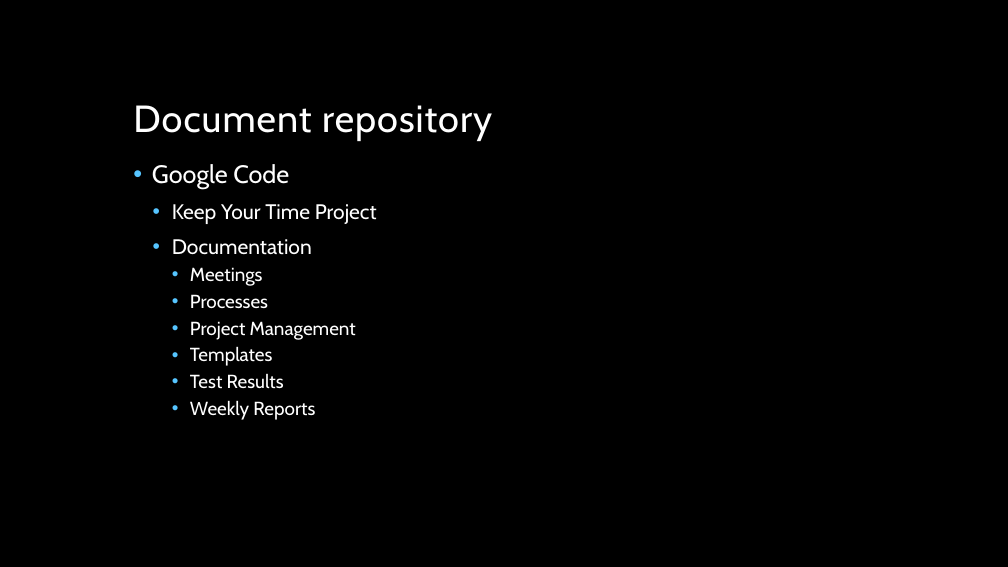
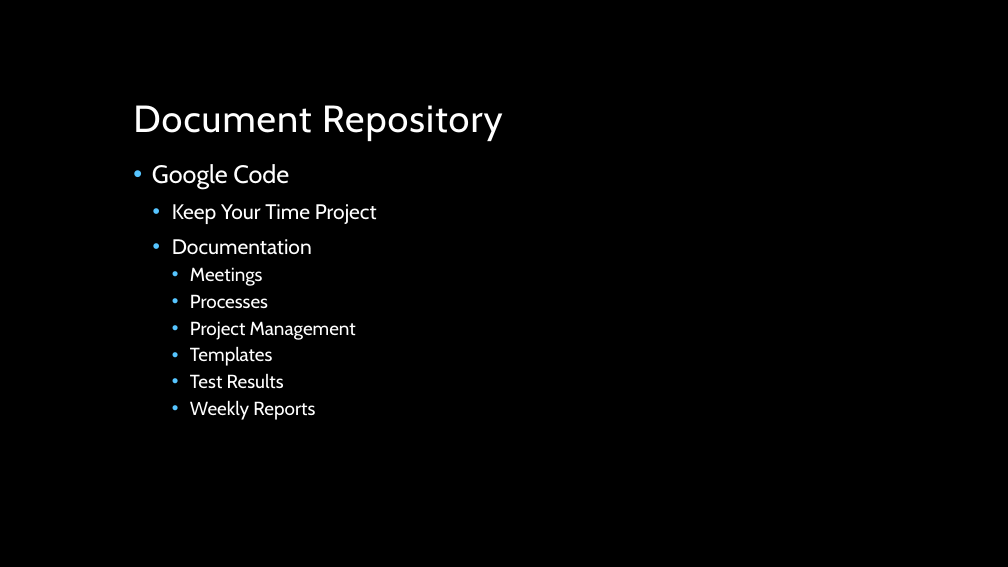
Before and after one commit to jmgirao/projetosoftware1213, a slide deck: slide 3 of Final Presentation/Mário/librarian.pptx. Drawn at 1008x567 pixels with LibreOffice and Linux fonts; fonts in the diff are those of the drawing; background and template pictures are left out. Boxes give left, top, right and bottom in pixels: in the first picture for what was removed or moved away, otherwise in the second. Text is boxed around its words. In the diff, an @@ line names an element or a change of style, - is before the commit and + after.

```diff
--- a/Final Presentation/Mário/librarian.pptx
+++ b/Final Presentation/Mário/librarian.pptx
@@ title at (x1=133, y1=105, x2=503, y2=141): text changed @@
-Document repository
+Document Repository
```
Also in this commit, not shown: 4 other slides changed, 1 slide added.
